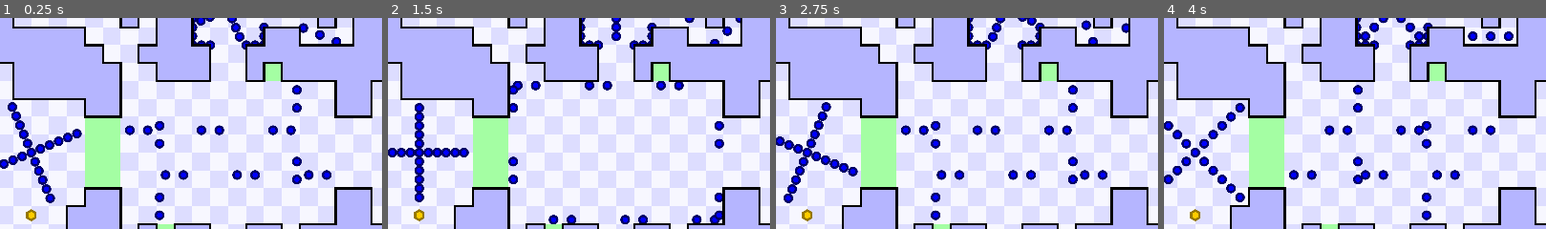
Above: before the commit, frames 1-4 (left to right).
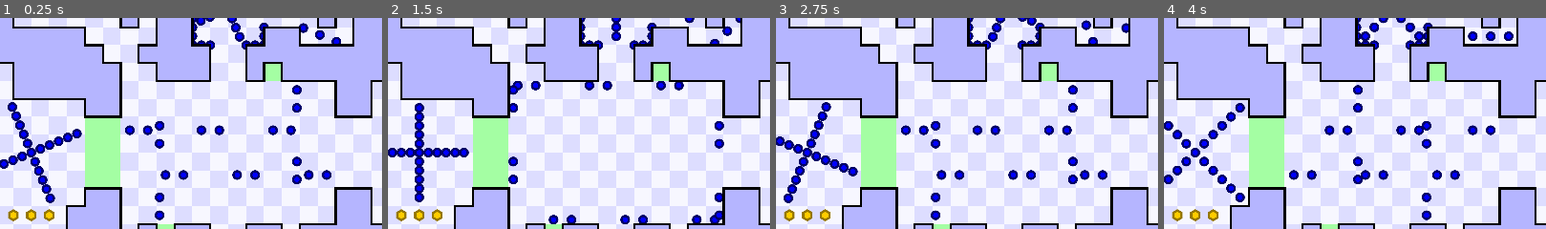
Above: after the commit, the same moments.

Repository: JustVictorGD/TWHG-Remake-Template
Game: Godot game, scene res://levels/level 1/main.tscn
Two runs of this game, one before a commit and one after it. Both use one fixed random seed, a clock stepped at 60 frames per second and the inputs below.
Inputs:
- Up to frame 1 (0.25 s): no input
- Up to frame 2 (1.5 s): hold D (right) 0.53-1.28 s; hold S (down) from 1.28 s (still down)
- Up to frame 3 (2.75 s): release S (down) at 2.03 s; hold D (right) from 2.03 s (still down)
- Up to frame 4 (4 s): release D (right) at 2.78 s; hold W (up) 2.78-3.53 s; hold A (left) from 3.53 s (still down)
The pictures show only the part of the screen within x 20-70%, y 18-68%; the shares and areas given below are measured in that part.

The runs differ from the first frame. In frame 1, 0.3% of the frame differs, in the area x 2-15%, y 90-97%; in frame 2, 0.3%; in frame 3, 0.3%; in frame 4, 0.3%.

Commit message:
Test commit

Diff:
--- a/levels/level 1/main.tscn
+++ b/levels/level 1/main.tscn
@@ -251,9 +251,17 @@
 [node name="Coins" type="Node2D" parent="Gameplay"]
 
 [node name="Coin" parent="Gameplay/Coins" instance=ExtResource("5_0djku")]
+position = Vector2(192, 648)
+tracking = true
+
+[node name="Coin2" parent="Gameplay/Coins" instance=ExtResource("5_0djku")]
 position = Vector2(240, 648)
 tracking = true
 
+[node name="Coin3" parent="Gameplay/Coins" instance=ExtResource("5_0djku")]
+position = Vector2(288, 648)
+tracking = true
+
 [node name="Enemies" type="Node2D" parent="Gameplay"]
 metadata/_edit_lock_ = true
 
